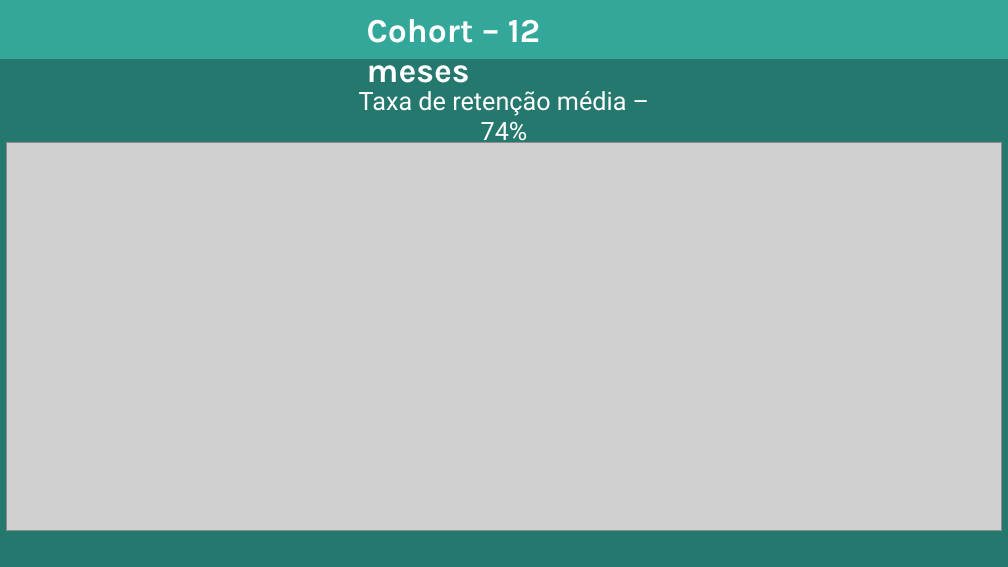
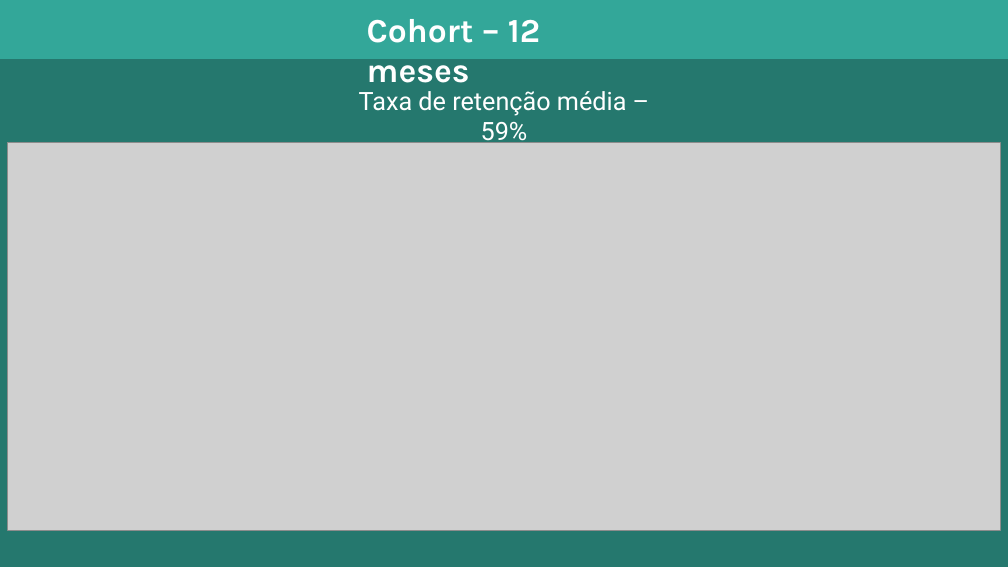
Before and after one commit to david-eler/startup, a slide deck: slide 7 of startup_apresentacao.pptx. Drawn at 1008x567 pixels with LibreOffice and Linux fonts; fonts in the diff are those of the drawing; grey boxes stand for pictures. Boxes give left, top, right and bottom in pixels: in the first picture for what was removed or moved away, otherwise in the second. Text is boxed around its words. In the diff, an @@ line names an element or a change of style, - is before the commit and + after.

```diff
--- a/startup_apresentacao.pptx
+++ b/startup_apresentacao.pptx
@@ text at [359,91,626,146]: text changed @@
-Taxa de retenção média – 74%
+Taxa de retenção média – 59%
```
Also in this commit, not shown: 2 other slides changed, 1 slide removed, 1 other file.
